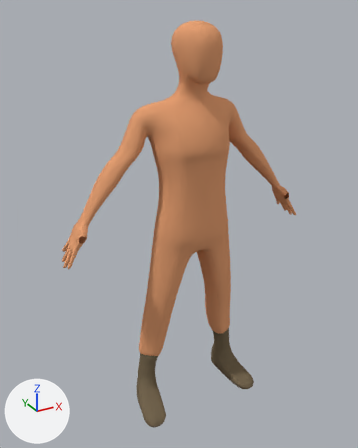
Before and after pictures for a commit that changed the Blender file BlendFilesForUnity/R_CharacterModel.blend.
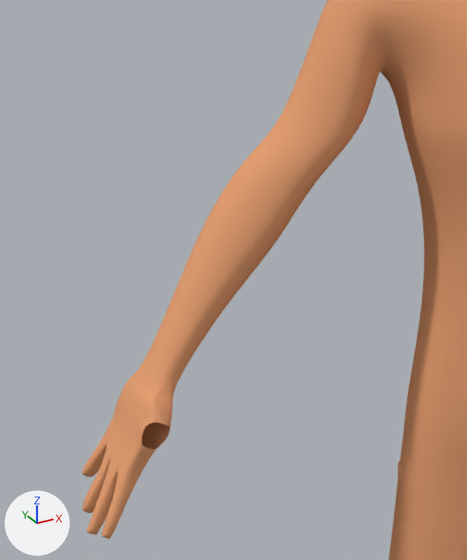
The first picture shows the older version from a 50 mm lens placed at (-2.91, -4.98, 5.19), pointed at (-0.12, 0.09, 2.66). The close-ups show both versions on the part from 11% to 48% of the width and 26% to 62% of the height of that picture. Arrows for +X, +Y and +Z are at lower left; the lights stay in place.
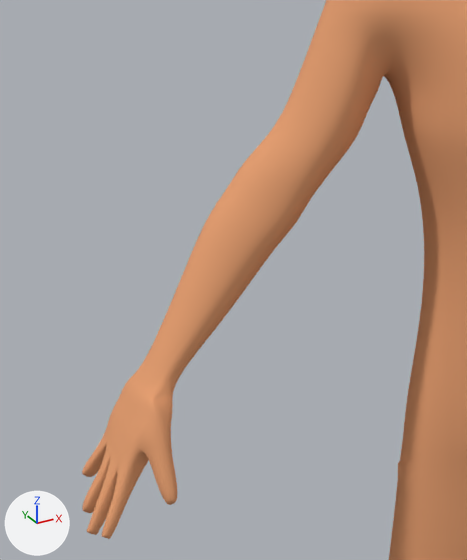
What differs and where, as boxes (x1, y1, x2, y2) in the close-ups (467 x 560 px):
part 1 of me_cube_003, built on: before (106, 0, 407, 468); after (105, 0, 407, 505)

What the commit changed:
me_cube_003 is used by ob_cube; location (0.0, 0.0, 3.331).
me_cube_003 had 852 vertices, 823 faces, 1 loose edge and spanned x -1.67..0.0, y -0.5..0.42, z -3.31..1.73.
me_cube_003 now has 897 vertices, 879 faces, 1 loose edge and spans x -1.67..0.0, y -0.5..0.42, z -3.31..1.73.
Part 1, on me_cube_003:
1 vertex is removed from x -1.47, y 0.17, z -0.55.
16 faces are deleted.
9 vertices in x -1.5..-0.42, y -0.05..0.17, z -0.54..0.91 move by (-0.01, 0.0, 0.01).
34 vertices move from x -1.5..-0.23, y -0.1..0.29, z -0.54..0.99 to x -1.51..-0.23, y -0.1..0.31, z -0.53..1.04.
46 vertices are added at x -1.5..-0.79, y -0.24..0.27, z -0.71..0.17.
72 new faces join them, mat_skin (beige #e5a073).
